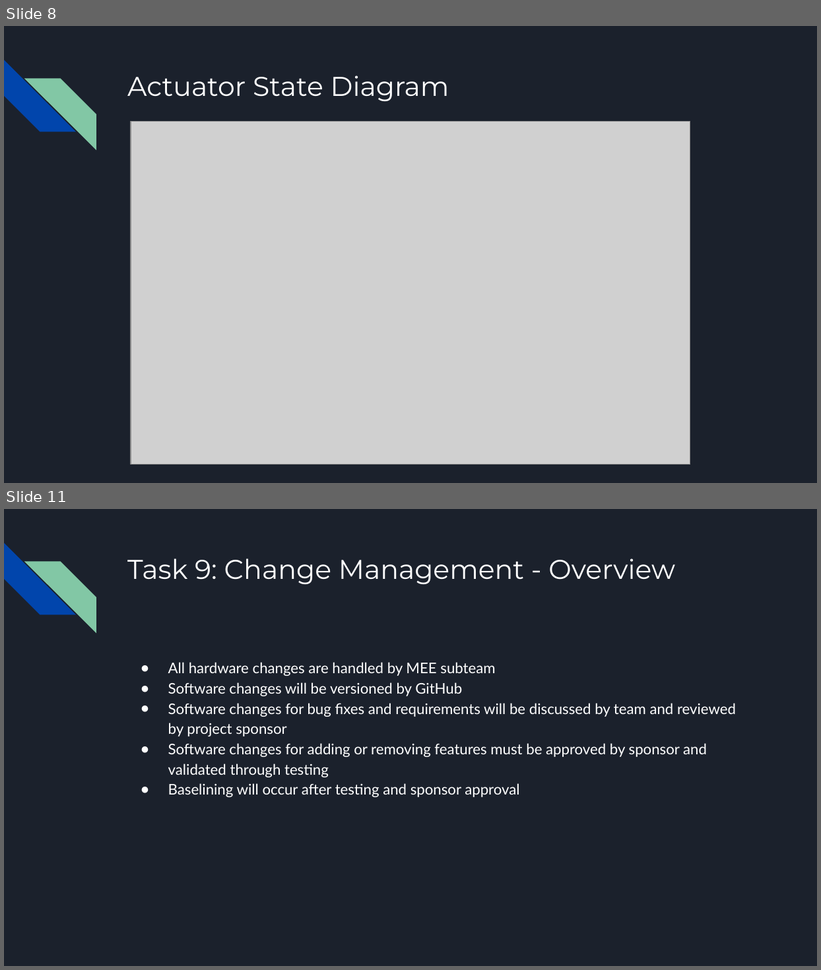
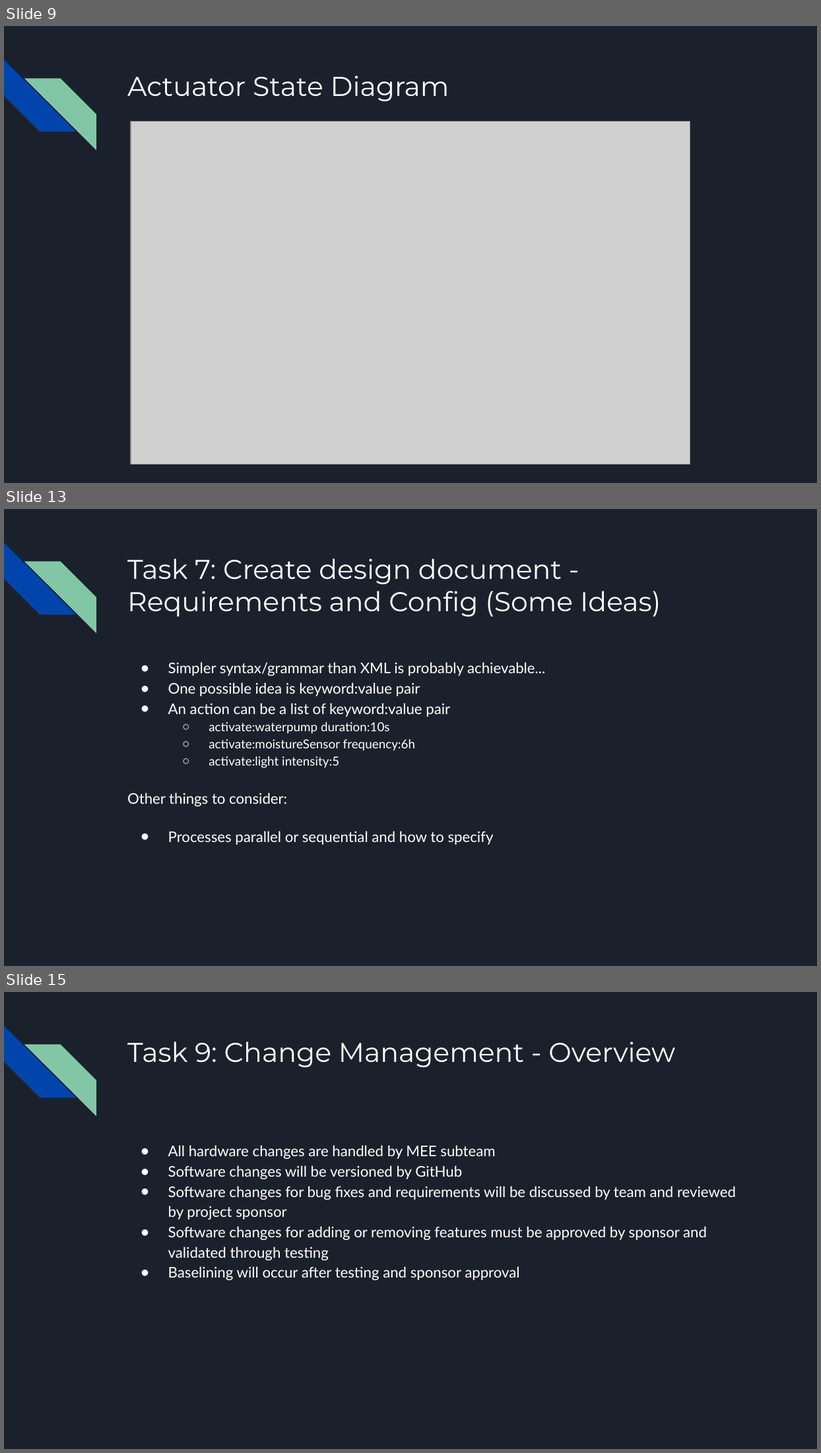
Before and after one commit to killsap/automated-multi-cycle-farming-in-space-website, a slide deck: docs/Milestone1Presentation.pptx. Shown one above the other, each under a label of ours: slides 8 and 11 before the commit, slides 9, 13 and 15 after it; the slides between them are not shown. The pictures are 821x970 and 821x1453 pixels, drawn with LibreOffice and Linux fonts; fonts in the diff are those of the drawing; grey boxes stand for pictures. Boxes give left, top, right and bottom in pixels: in the first picture for what was removed or moved away, otherwise in the second. Text is boxed around its words. In the diff, an @@ line names an element or a change of style, - is before the commit and + after.

```diff
--- a/docs/Milestone1Presentation.pptx
+++ b/docs/Milestone1Presentation.pptx
@@ slide 13 added at box(4, 509, 817, 966), background #1B212C; not listed: 2 template elements that a slide beside it also shows @@
@@ title added at box(127, 559, 661, 617), 24 pt, text #FFFFFF @@
+Task 7: Create design document - Requirements and Config (Some Ideas)
@@ text added at box(127, 662, 545, 845), 13 pt, text #FFFFFF @@
+● Simpler syntax/grammar than XML is probably achievable...
+● One possible idea is keyword:value pair
+● An action can be a list of keyword:value pair
+  ○ activate:waterpump duration:10s
+  ○ activate:moistureSensor frequency:6h
+  ○ activate:light intensity:5
+Other things to consider:
+● Processes parallel or sequential and how to specify
@@ what was slide 8 is now slide 9 @@
@@ what was slide 11 is now slide 15 @@
```
Also in this commit, not shown: 6 slides changed, 6 other slides added, 1 slide removed.
